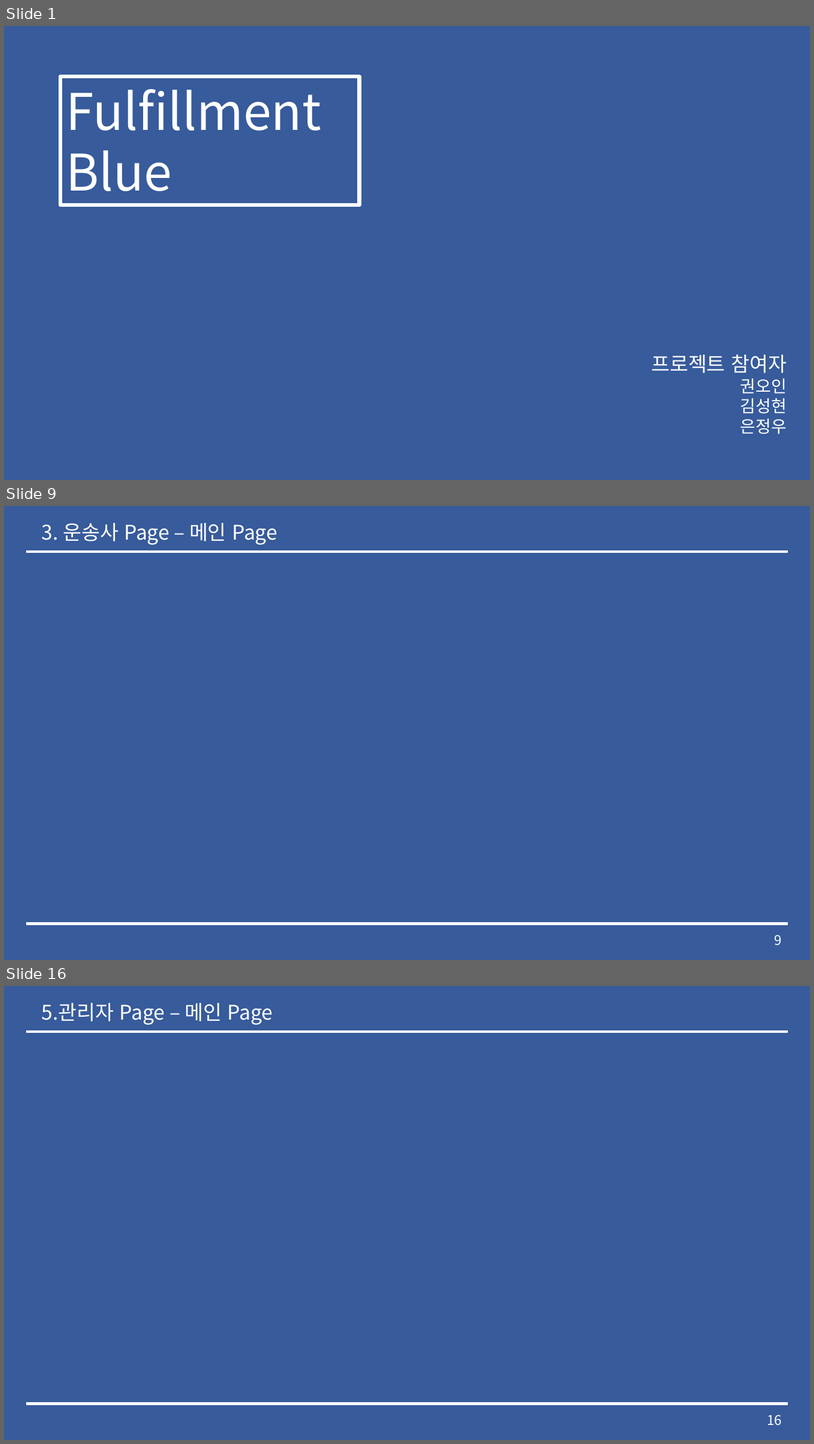
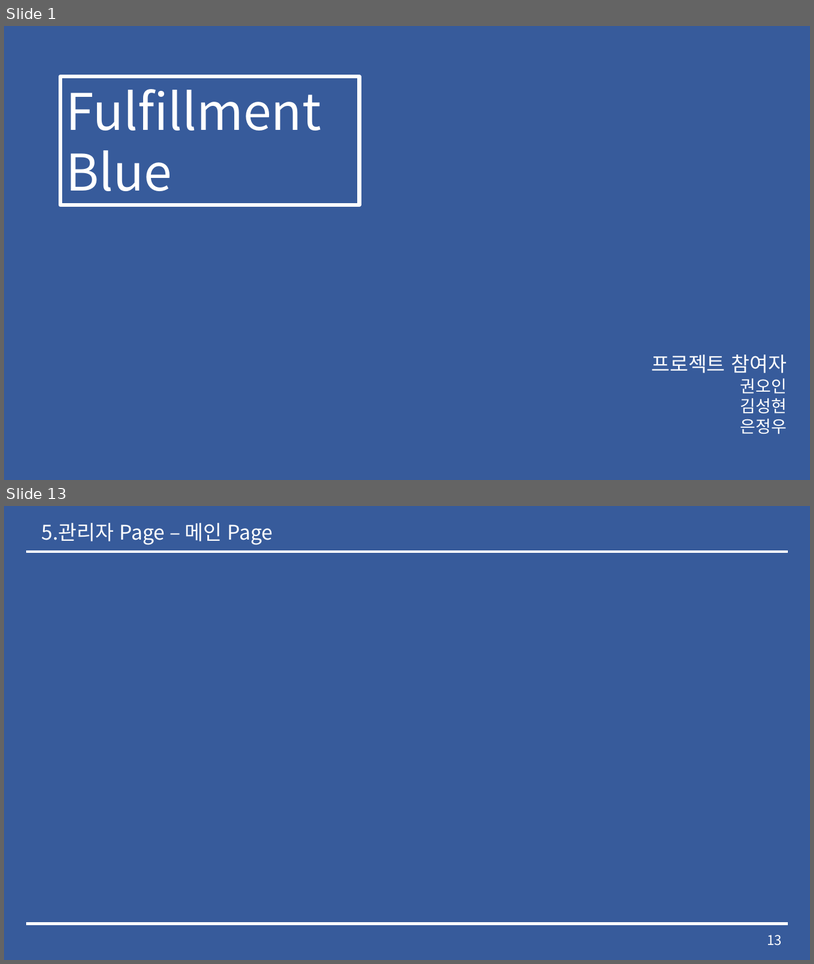
Before and after one commit to lx9203/fulfillmentBlue, a slide deck: Fulfillment 중간발표.pptx. Shown one above the other, each under a label of ours: slides 1, 9 and 16 before the commit, slides 1 and 13 after it; the slides between them are not shown. The pictures are 814x1444 and 814x964 pixels, drawn with LibreOffice and Linux fonts; fonts in the diff are those of the drawing. Boxes give left, top, right and bottom in pixels: in the first picture for what was removed or moved away, otherwise in the second. Text is boxed around its words. In the diff, an @@ line names an element or a change of style, - is before the commit and + after.

```diff
--- a/Fulfillment 중간발표.pptx
+++ b/Fulfillment 중간발표.pptx
@@ slide 9 removed at bbox=[4, 506, 810, 960], background #2F5597 at 96% opacity; not listed: 2 template elements that a slide beside it also shows @@
@@ text removed at bbox=[42, 523, 278, 545] @@
-3. 운송사 Page – 메인 Page
@@ page number removed at bbox=[775, 934, 782, 945] @@
-9
@@ what was slide 16 is now slide 13 @@
@@ page number at bbox=[767, 934, 782, 945]: text changed @@
-16
+13
```
Also in this commit, not shown: 11 slides changed, 2 other slides removed, 15 other files.
